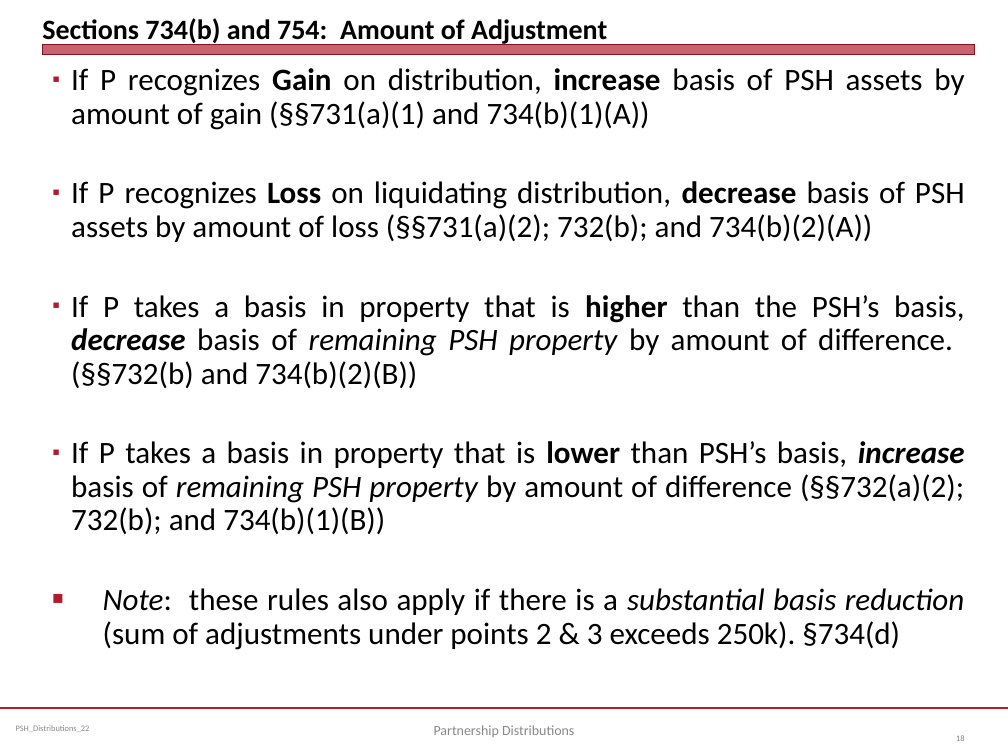
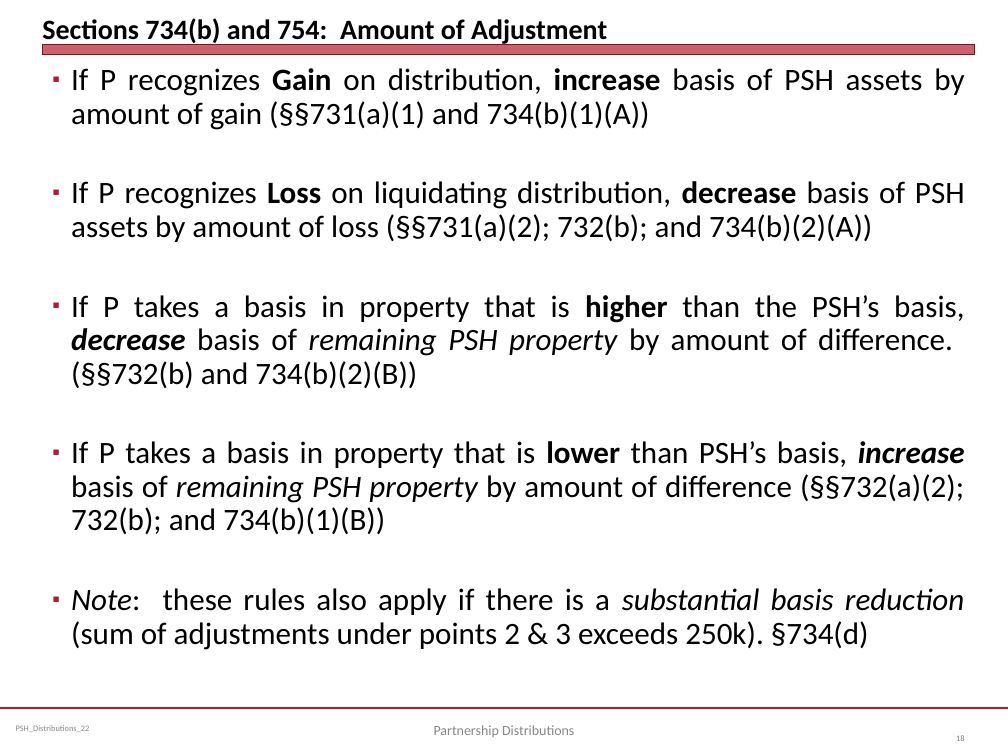
Before and after one commit to jmc877/Partnership-Tax, a slide deck: slide 18 of slides/PSH_Distributions_22.pptx. Drawn at 1008x756 pixels with LibreOffice and Linux fonts; fonts in the diff are those of the drawing. Boxes give left, top, right and bottom in pixels: in the first picture for what was removed or moved away, otherwise in the second. Text is boxed around its words. In the diff, an @@ line names an element or a change of style, - is before the commit and + after.

```diff
--- a/slides/PSH_Distributions_22.pptx
+++ b/slides/PSH_Distributions_22.pptx
@@ text at <box>71,588,965,650</box>: bullet ■ to ▪ @@
```
Also in this commit, not shown: 6 other slides changed, 3 other files.
